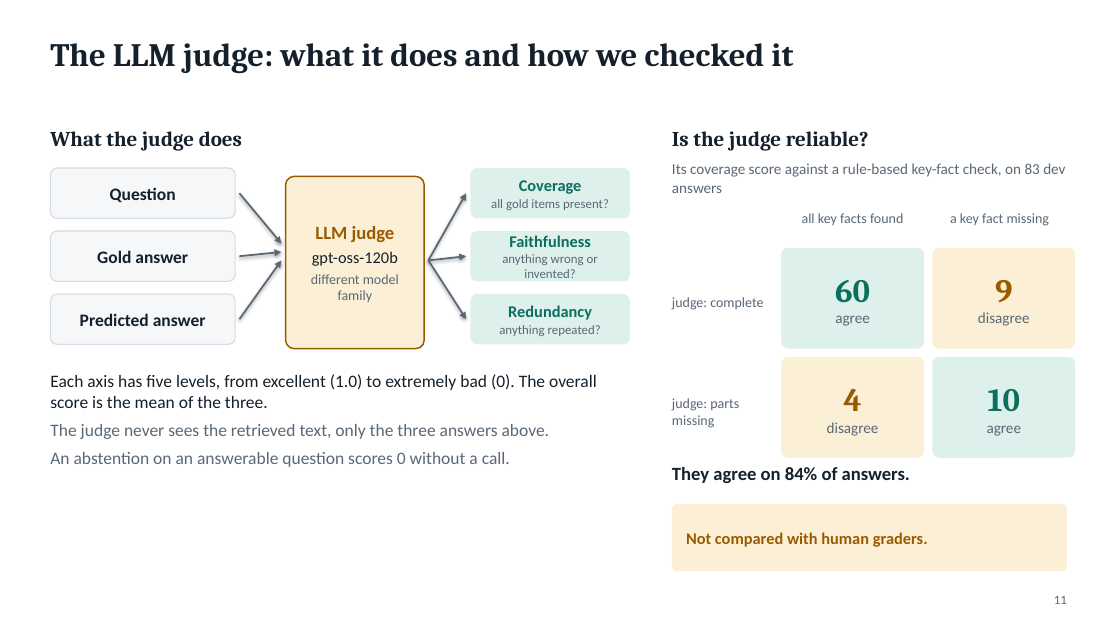
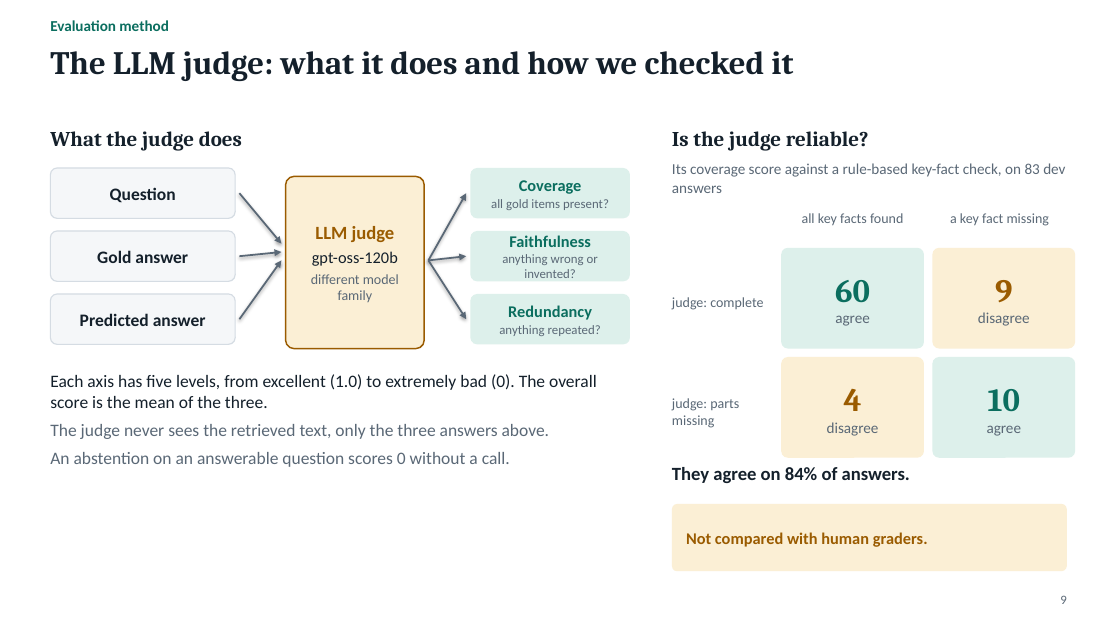
Before and after one commit to DarkkReaper007/RAG-for-financial-analysis, a slide deck: slide 9 of paper/slides.pptx (slide 11 before the commit). Drawn at 1120x630 pixels with LibreOffice and Linux fonts; fonts in the diff are those of the drawing. Boxes give left, top, right and bottom in pixels: in the first picture for what was removed or moved away, otherwise in the second. Text is boxed around its words. In the diff, an @@ line names an element or a change of style, - is before the commit and + after.

```diff
--- a/paper/slides.pptx
+++ b/paper/slides.pptx
@@ text added at [50,20,168,31], 13 pt, text #0B6E5F, bold @@
+Evaluation method
@@ text "The LLM judge: what it ...": place and size @@
-text "The LLM judge: what it ..." at [50,43,793,73]
+text "The LLM judge: what it ..." at [50,51,793,81]
@@ text at [1060,595,1066,604]: text changed @@
-11
+9
```
Also in this commit, not shown: 20 other slides changed, 4 slides removed, 3 other files.
